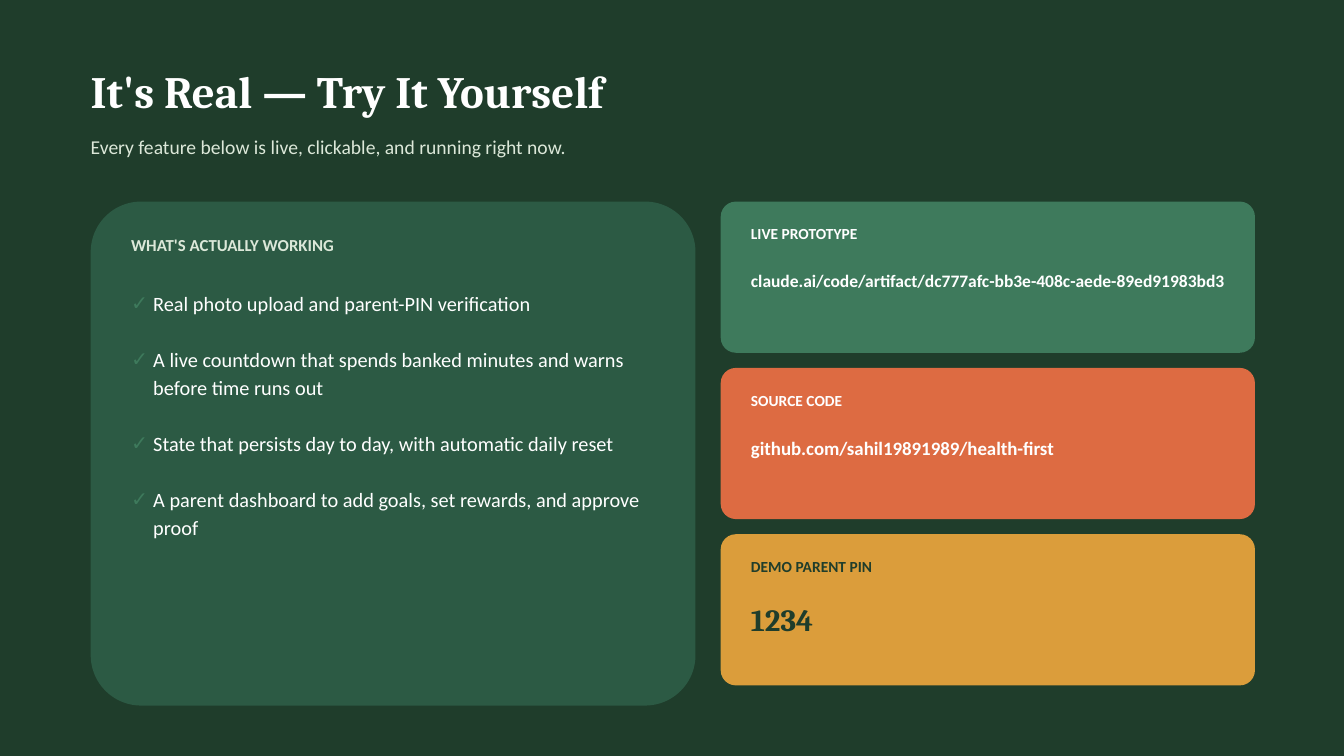
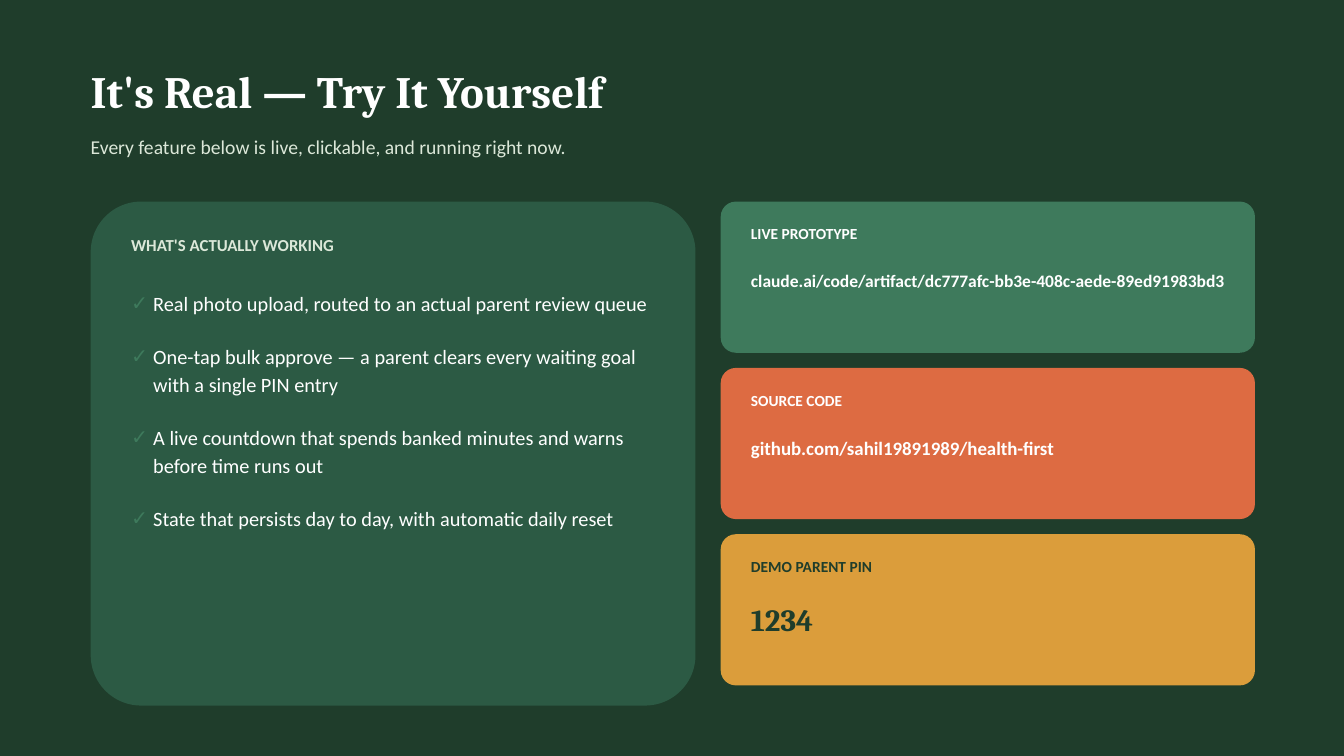
Before and after one commit to sahil19891989/health-first, a slide deck: slide 8 of Health_First_Week6_Pitch.pptx. Drawn at 1344x756 pixels with LibreOffice and Linux fonts; fonts in the diff are those of the drawing. Boxes give left, top, right and bottom in pixels: in the first picture for what was removed or moved away, otherwise in the second. Text is boxed around its words. In the diff, an @@ line names an element or a change of style, - is before the commit and + after.

Commit message:
Update README, Week 6 doc, and pitch deck to describe the parent-review-queue + bulk-approve workflow

```diff
--- a/Health_First_Week6_Pitch.pptx
+++ b/Health_First_Week6_Pitch.pptx
@@ text at [153,297,647,396]: text changed @@
-✓ Real photo upload and parent-PIN verification
+✓ Real photo upload, routed to an actual parent review queue
+✓ One-tap bulk approve — a parent clears every waiting goal with a single PIN entry
@@ text at [153,431,624,530]: less space between paragraphs @@
@@ text at [153,493,640,539]: paragraph removed @@
-✓ A parent dashboard to add goals, set rewards, and approve proof
```
Also in this commit, not shown: 1 other slide changed, 2 other files.
